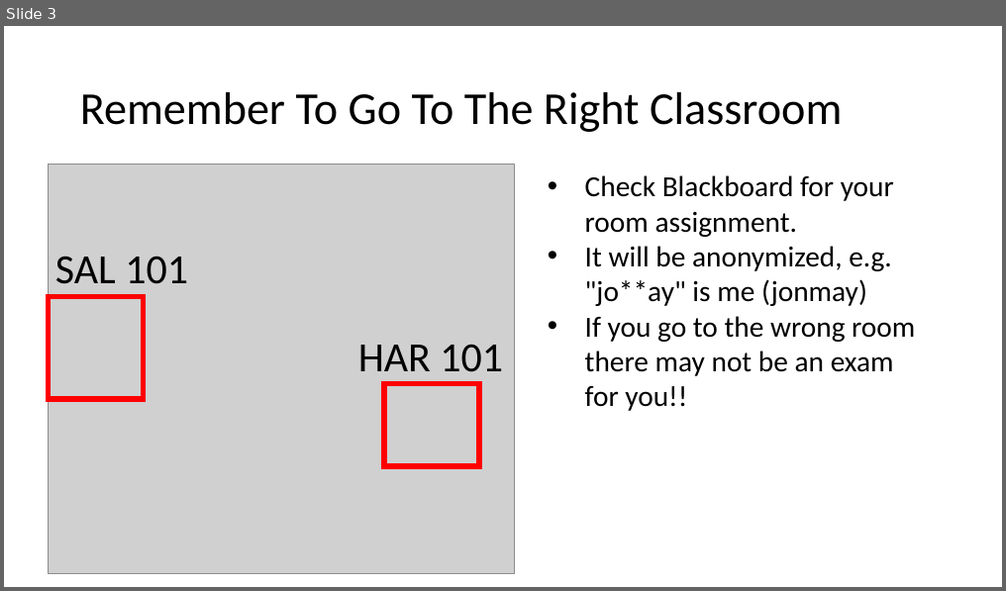
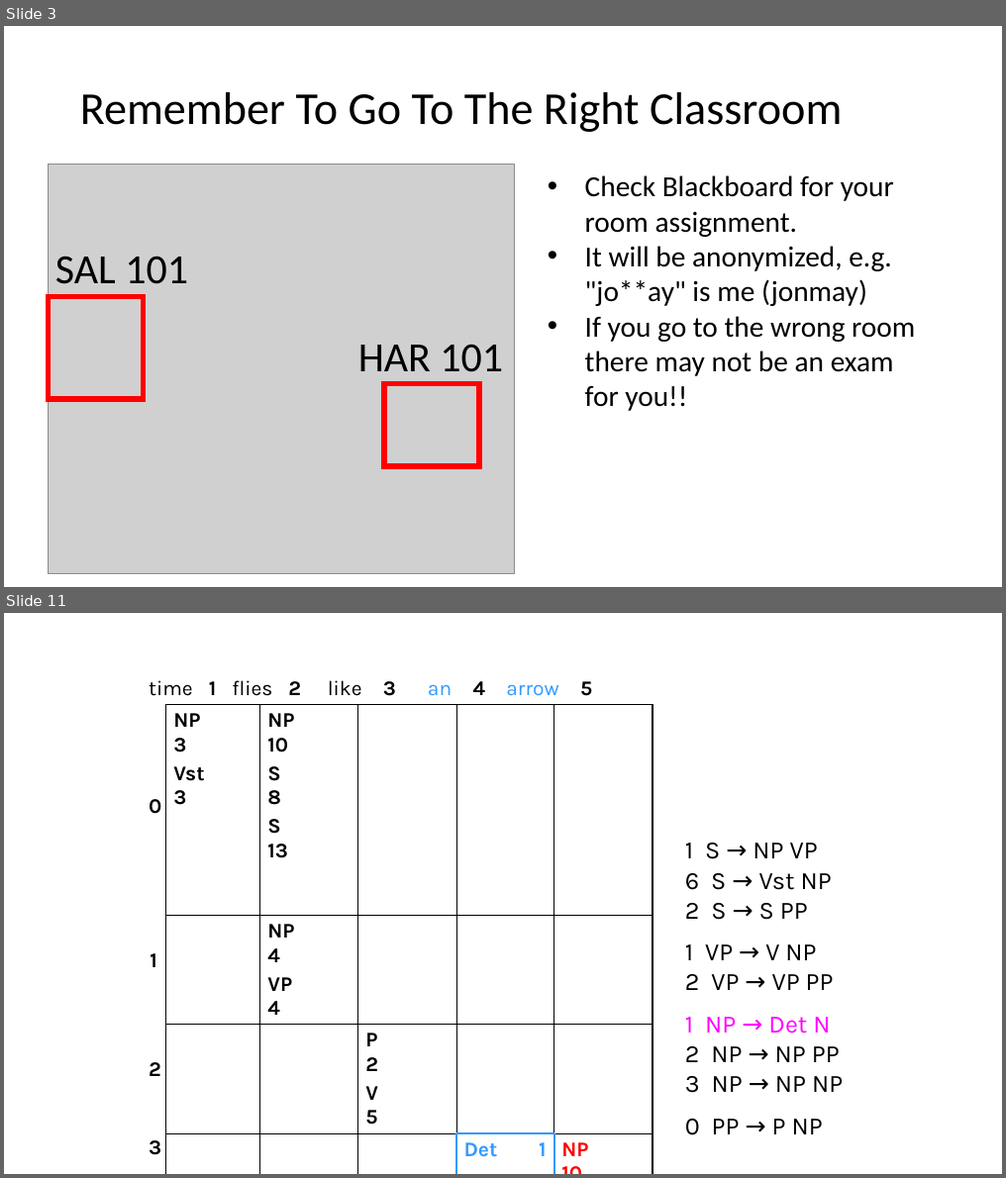
Before and after one commit to isi-nlp/csci_544_fa_18_slides, a slide deck: review_1003.pptx. Shown one above the other, each under a label of ours: slide 3 before the commit, slides 3 and 11 after it; the slides between them are not shown. The pictures are 1006x591 and 1006x1178 pixels, drawn with LibreOffice and Linux fonts; fonts in the diff are those of the drawing; grey boxes stand for pictures. Boxes give left, top, right and bottom in pixels: in the first picture for what was removed or moved away, otherwise in the second. Text is boxed around its words. In the diff, an @@ line names an element or a change of style, - is before the commit and + after.

```diff
--- a/review_1003.pptx
+++ b/review_1003.pptx
@@ slide 11 added at (4, 613, 1002, 1174), background #FFFFFF @@
@@ table added at (141, 672, 652, 1161), 6 rows, 6 columns @@
+time 1 flies 2 like 3 an 4 arrow 5 |  |  |  |  | 
+0 | NP 3 / Vst 3 | NP 10 / S 8 / S 13 |  |  | 
+1 |  | NP 4 / VP 4 |  |  | 
+2 |  |  | P 2 / V 5 |  | 
+3 |  |  |  | Det 1 | NP 10
+4 |  |  |  |  | N 8
@@ text added at (685, 843, 843, 1136), 24 pt, text #000000 @@
+1 S → NP VP
+6 S → Vst NP
+2 S → S PP
+1 VP → V NP
+2 VP → VP PP
+1 NP → Det N
+2 NP → NP PP
+3 NP → NP NP
+0 PP → P NP
```
Also in this commit, not shown: 84 other slides added.
